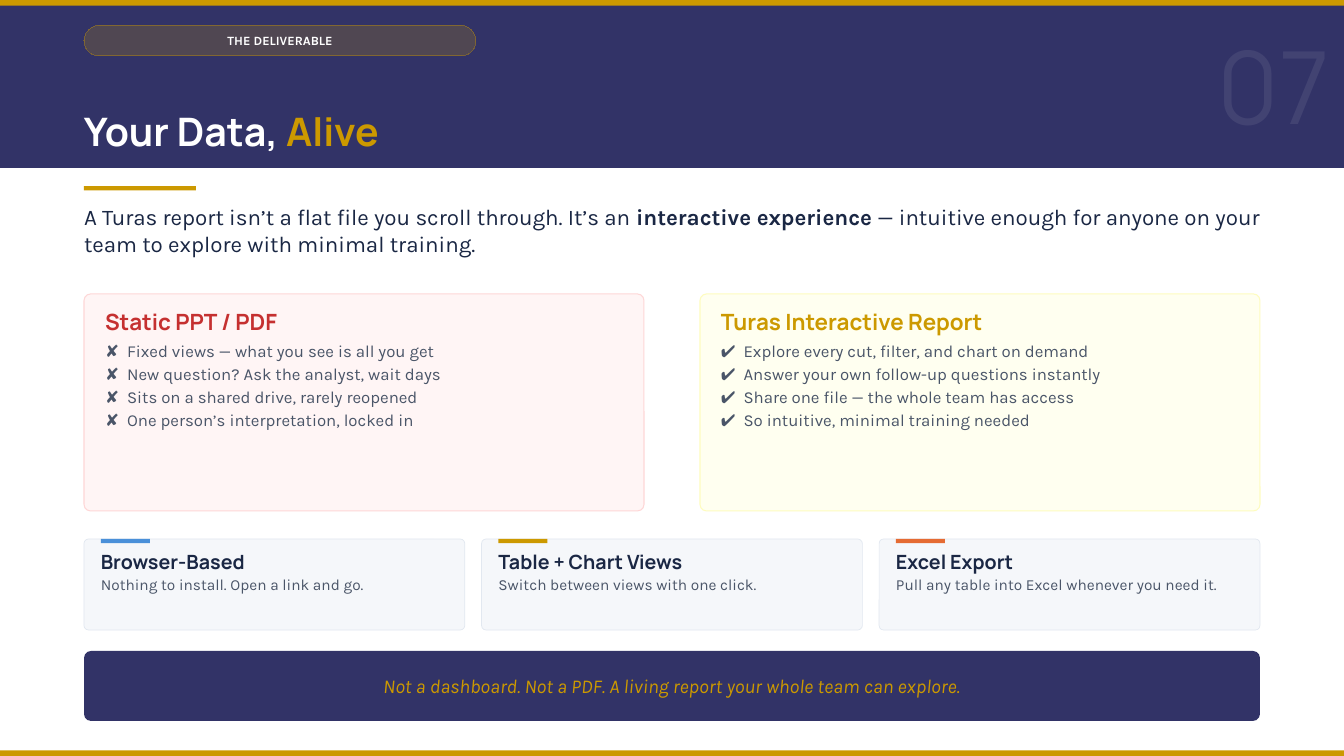
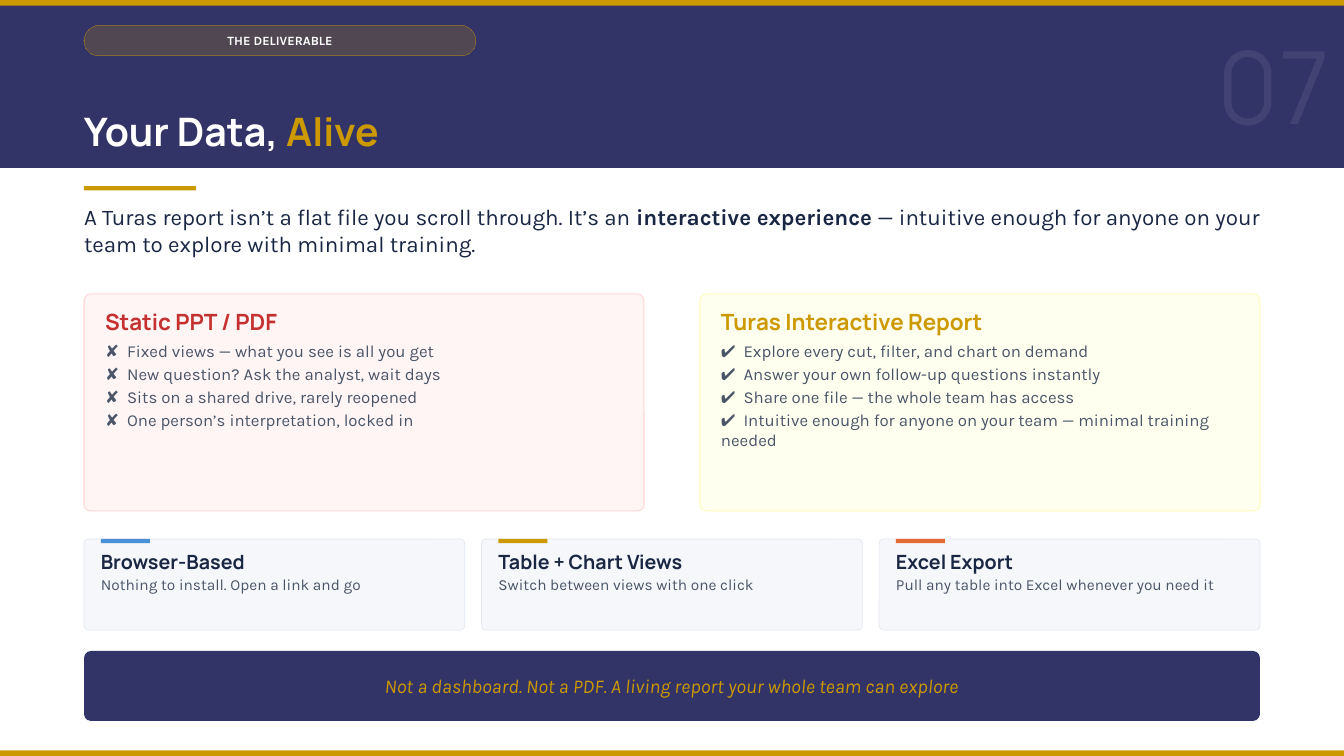
Before and after one commit to DuncanRBrett/Turas, a slide deck: slide 8 of docs/marketing/Introducing Turas v6.pptx. Drawn at 1344x756 pixels with LibreOffice and Linux fonts; fonts in the diff are those of the drawing. Boxes give left, top, right and bottom in pixels: in the first picture for what was removed or moved away, otherwise in the second. Text is boxed around its words. In the diff, an @@ line names an element or a change of style, - is before the commit and + after.

```diff
--- a/docs/marketing/Introducing Turas v6.pptx
+++ b/docs/marketing/Introducing Turas v6.pptx
@@ text at (721,414,1209,446): text changed @@
-✔ So intuitive, minimal training needed
+✔ Intuitive enough for anyone on your team — minimal training needed
@@ text at (101,579,361,594): text changed @@
-Nothing to install. Open a link and go.
+Nothing to install. Open a link and go
@@ text at (498,579,753,590): text changed @@
-Switch between views with one click.
+Switch between views with one click
@@ text in rounded rectangle at (385,679,958,698): text changed @@
-Not a dashboard. Not a PDF. A living report your whole team can explore.
+Not a dashboard. Not a PDF. A living report your whole team can explore
```
Also in this commit, not shown: 11 other slides changed, 5 other files.
